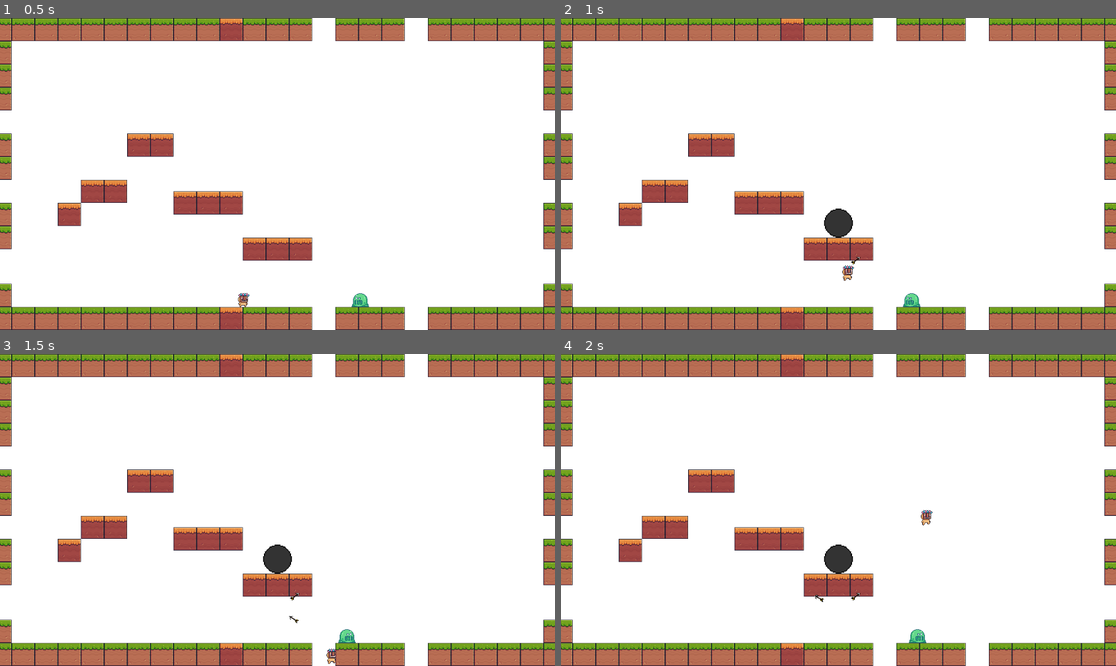
Above: before the commit, frames 1-4 (two rows, left to right).
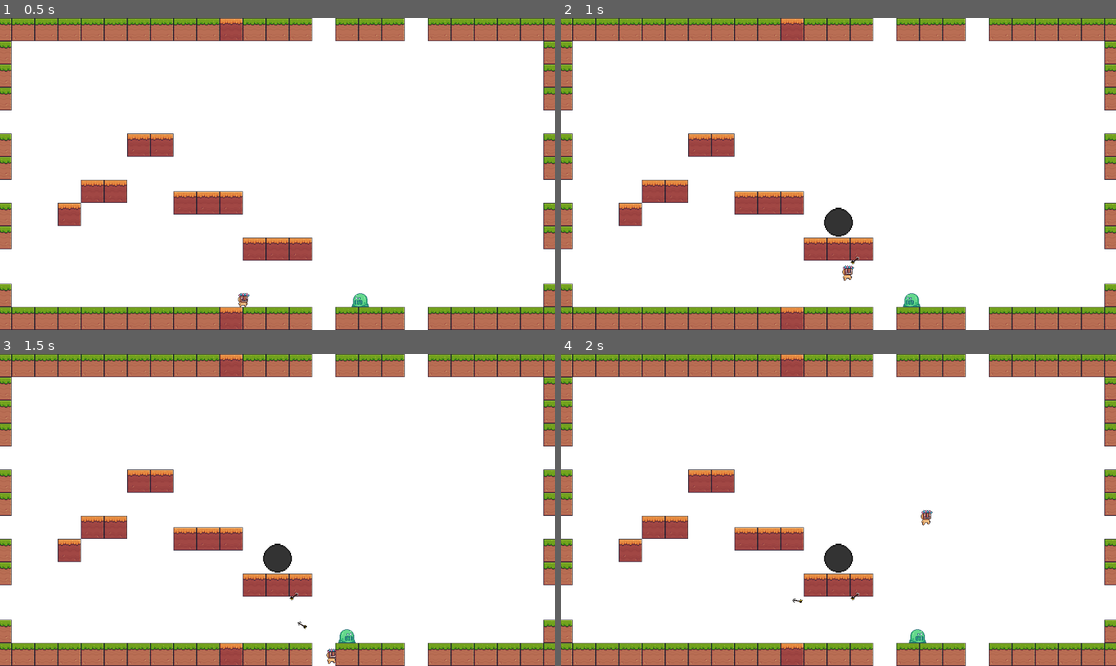
Above: after the commit, the same moments.

Repository: RiverCrab42/Shader-Drawing-learning-scenes
Game: Godot game, scene res://scenes/example/level1.tscn
Two runs of this game, one before a commit and one after it. Both use one fixed random seed, a clock stepped at 60 frames per second and the inputs below. The project has no main scene, so this scene is started directly.
Inputs (mouse positions are in pixels of both pictures, inside the frame that each line leads up to):
- Up to frame 1 (0.5 s): no input
- Up to frame 2 (1 s): move the mouse to (960, 158) at 0.52 s; hold D (move_right) from 0.53 s (still down); click (960, 158) at 0.6 s; tap W (jump) at 0.77 s
- Up to frame 3 (1.5 s): keep holding D (move_right); move the mouse to (166, 525) at 1.27 s; click (166, 525) at 1.35 s
- Up to frame 4 (2 s): keep holding D (move_right); tap W (jump) at 1.52 s

Frame 1 is identical in both runs. In frame 2, less than 0.1% of the frame differs, in the area x 47-54%, y 60-80%; in frame 3, 0.1%; in frame 4, 0.1%, in the area x 41-54%, y 60-80%.

Commit message:
Поправил портал и стрелу, теперь в геймменеджере храниться player node

Diff:
--- a/intermidiate_project/scenes/collectables/arrow.tscn
+++ b/intermidiate_project/scenes/collectables/arrow.tscn
@@ -25,5 +25,8 @@
 position = Vector2(3.72529e-07, 0)
 shape = SubResource("RectangleShape2D_exhi1")
 
+[node name="RayCast2D" type="RayCast2D" parent="."]
+target_position = Vector2(-96, 0)
+
 [connection signal="area_entered" from="Area2D" to="." method="_on_area_2d_area_entered"]
 [connection signal="body_entered" from="Area2D" to="." method="_on_area_2d_body_entered"]
--- a/intermidiate_project/scenes/enemies/slime.tscn
+++ b/intermidiate_project/scenes/enemies/slime.tscn
@@ -108,6 +108,24 @@
 [sub_resource type="RectangleShape2D" id="RectangleShape2D_wfyvu"]
 size = Vector2(26, 24)
 
+[sub_resource type="Animation" id="Animation_b58ev"]
+length = 0.001
+tracks/0/type = "value"
+tracks/0/imported = false
+tracks/0/enabled = true
+tracks/0/path = NodePath(".:instance_shader_parameters/hit")
+tracks/0/interp = 1
+tracks/0/loop_wrap = true
+tracks/0/keys = {
+"times": PackedFloat32Array(0),
+"transitions": PackedFloat32Array(1),
+"update": 0,
+"values": [1.0]
+}
+
+[sub_resource type="Animation" id="Animation_4h4y0"]
+resource_name = "die"
+
 [sub_resource type="Animation" id="Animation_ahq63"]
 resource_name = "hit"
 tracks/0/type = "value"
@@ -121,24 +139,6 @@
 "transitions": PackedFloat32Array(1, 1),
 "update": 0,
 "values": [1.0, 0.0]
-}
-
-[sub_resource type="Animation" id="Animation_4h4y0"]
-resource_name = "die"
-
-[sub_resource type="Animation" id="Animation_b58ev"]
-length = 0.001
-tracks/0/type = "value"
-tracks/0/imported = false
-tracks/0/enabled = true
-tracks/0/path = NodePath(".:instance_shader_parameters/hit")
-tracks/0/interp = 1
-tracks/0/loop_wrap = true
-tracks/0/keys = {
-"times": PackedFloat32Array(0),
-"transitions": PackedFloat32Array(1),
-"update": 0,
-"values": [1.0]
 }
 
 [sub_resource type="AnimationLibrary" id="AnimationLibrary_b58ev"]
--- a/intermidiate_project/scenes/enemies/spawn.tscn
+++ b/intermidiate_project/scenes/enemies/spawn.tscn
@@ -1,7 +1,9 @@
-[gd_scene load_steps=5 format=3 uid="uid://dfdumbiw2e5jb"]
+[gd_scene load_steps=6 format=3 uid="uid://dfdumbiw2e5jb"]
 
 [ext_resource type="Script" uid="uid://p7fogykvmaga" path="res://scripts/enemies/spawn.gd" id="1_6o2ki"]
 [ext_resource type="Texture2D" uid="uid://qi5f75nsuidf" path="res://assets/sprite_pack/Enemies/Portal/portal.png" id="1_7l1mj"]
+
+[sub_resource type="ShaderMaterial" id="ShaderMaterial_dqefk"]
 
 [sub_resource type="Animation" id="Animation_6o2ki"]
 resource_name = "summon"
@@ -16,10 +18,10 @@
 
 [node name="Sprite2D" type="Sprite2D" parent="."]
 texture_filter = 1
-position = Vector2(0, -30)
+material = SubResource("ShaderMaterial_dqefk")
+position = Vector2(0, -31.5)
 scale = Vector2(0.2, 0.2)
 texture = ExtResource("1_7l1mj")
-region_enabled = true
 region_rect = Rect2(40, 10, 300, 300)
 
 [node name="AnimationPlayer" type="AnimationPlayer" parent="."]
--- a/intermidiate_project/scenes/player/character_mask.tscn
+++ b/intermidiate_project/scenes/player/character_mask.tscn
@@ -199,6 +199,21 @@
 [sub_resource type="CapsuleShape2D" id="CapsuleShape2D_c2jsj"]
 radius = 8.0
 height = 26.0
+
+[sub_resource type="Animation" id="Animation_tjkcg"]
+length = 0.001
+tracks/0/type = "value"
+tracks/0/imported = false
+tracks/0/enabled = true
+tracks/0/path = NodePath("AnimatedSprite2D:material:shader_parameter/modulate_color")
+tracks/0/interp = 1
+tracks/0/loop_wrap = true
+tracks/0/keys = {
+"times": PackedFloat32Array(0),
+"transitions": PackedFloat32Array(1),
+"update": 0,
+"values": [Color(1, 1, 1, 1)]
+}
 
 [sub_resource type="Animation" id="Animation_f31je"]
 resource_name = "hit"
@@ -215,21 +230,6 @@
 "values": [Color(1, 1, 1, 1), Color(1, 0, 0, 1), Color(1, 1, 1, 1)]
 }
 
-[sub_resource type="Animation" id="Animation_tjkcg"]
-length = 0.001
-tracks/0/type = "value"
-tracks/0/imported = false
-tracks/0/enabled = true
-tracks/0/path = NodePath("AnimatedSprite2D:material:shader_parameter/modulate_color")
-tracks/0/interp = 1
-tracks/0/loop_wrap = true
-tracks/0/keys = {
-"times": PackedFloat32Array(0),
-"transitions": PackedFloat32Array(1),
-"update": 0,
-"values": [Color(1, 1, 1, 1)]
-}
-
 [sub_resource type="AnimationLibrary" id="AnimationLibrary_p0dsy"]
 _data = {
 &"RESET": SubResource("Animation_tjkcg"),
--- a/intermidiate_project/scripts/character.gd
+++ b/intermidiate_project/scripts/character.gd
@@ -1,3 +1,4 @@
+class_name Player
 extends CharacterBody2D
 
 const arrow = preload("res://scenes/collectables/arrow.tscn")
@@ -73,7 +74,8 @@
 		get_tree().root.add_child(arrow_obj)
 		var target = get_global_mouse_position()
 		var direction = (target - global_position).normalized()
-		arrow_obj.direction = direction
+		#transfer some of player's momentum to the arrow
+		arrow_obj.direction = direction + velocity.dot(direction) * direction / max_fall_speed
 		arrow_obj.global_position = global_position + direction * arrow_offset
 		GlobalSignals.shoot_arrow.emit()
 		lastShot = 0.0
--- a/intermidiate_project/scripts/collectable/arrow.gd
+++ b/intermidiate_project/scripts/collectable/arrow.gd
@@ -9,6 +9,8 @@
 @export var speed : float = 300.0
 
 var enemies_damaged : Array
+
+@onready var ray_cast_2d: RayCast2D = $RayCast2D
 
 var direction : Vector2 = Vector2(1.0, 0.0)
 var stuck : bool
@@ -29,7 +31,14 @@
 			direction.y = max_fall_speed
 		var needed_rot = get_angle_to(global_position + direction)
 		rotate(needed_rot)
-		global_position += direction * speed * delta
+		if ray_cast_2d.is_colliding():
+			var dist = global_position.distance_to(ray_cast_2d.get_collision_point())
+			if (direction * speed * delta).length() > dist:
+				global_position += direction.normalized() * dist
+			else:
+				global_position += direction * speed * delta
+		else:
+			global_position += direction * speed * delta
 
 		if global_position.x > level_viewport.x:
 			global_position.x = 0.0
--- a/intermidiate_project/scripts/enemies/spawn.gd
+++ b/intermidiate_project/scripts/enemies/spawn.gd
@@ -23,9 +23,10 @@
 	time += delta
 	if time > spawn_time:
 		visible = true
-		activated = true
-		animation_player.play("summon")
-		animation_player.animation_finished.connect(summon)
+		if !activated:
+			animation_player.play("summon")
+			animation_player.animation_finished.connect(summon)
+			activated = true
 
 func summon(anim_name : String) -> void:
 	match enemy_type:
--- a/intermidiate_project/scripts/global/game_manager.gd
+++ b/intermidiate_project/scripts/global/game_manager.gd
@@ -2,11 +2,23 @@
 
 var health : int = 5
 var arrows : int = 5
+var player : CharacterBody2D
 
 func _ready() -> void:
 	GlobalSignals.shoot_arrow.connect(shoot)
 	GlobalSignals.collected_arrow.connect(pick_up_arrow)
 	GlobalSignals.took_damage.connect(get_hit)
+	get_tree().create_timer(0.1).timeout.connect(find_player)
+
+func find_player() -> void:
+	var root = get_tree().get_current_scene()
+	find_player_recursive(root)
+
+func find_player_recursive(obj : Node) -> void:
+	if obj is Player:
+		player = obj
+	for child in obj.get_children():
+		find_player_recursive(child)
 
 func shoot() -> void:
 	arrows -= 1
Binary file changed: intermidiate_project/assets/sprite_pack/Enemies/Portal/portal.png
